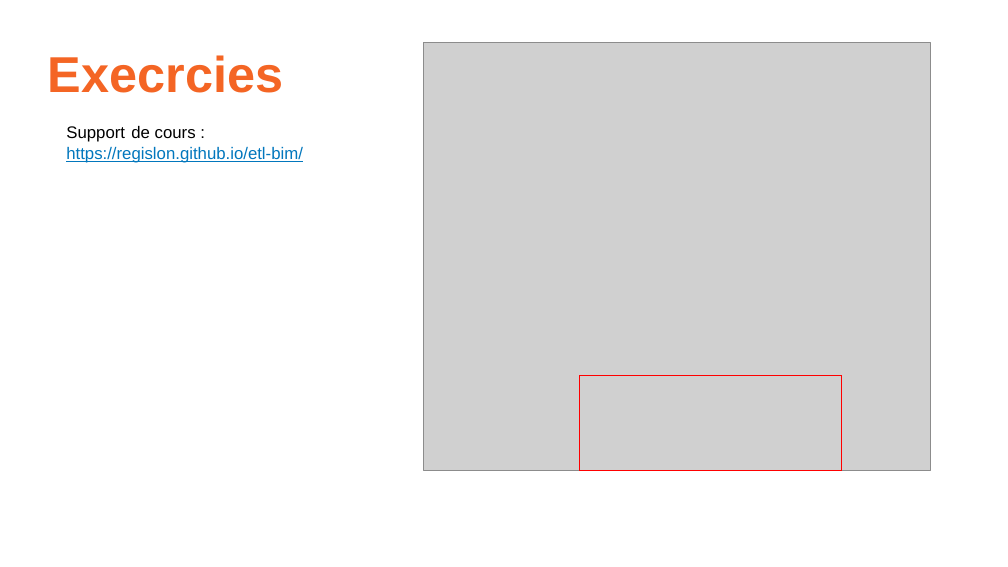
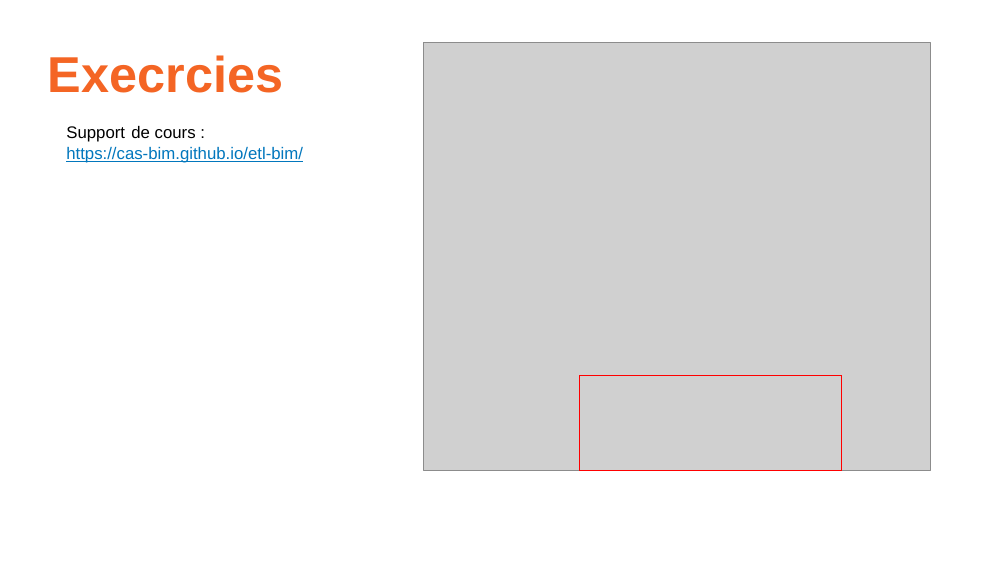
Before and after one commit to cas-bim/etl-bim, a slide deck: slide 3 of slides/3-exo.pptx. Drawn at 1008x567 pixels with LibreOffice and Linux fonts; fonts in the diff are those of the drawing; grey boxes stand for pictures. Boxes give left, top, right and bottom in pixels: in the first picture for what was removed or moved away, otherwise in the second. Text is boxed around its words. In the diff, an @@ line names an element or a change of style, - is before the commit and + after.

```diff
--- a/slides/3-exo.pptx
+++ b/slides/3-exo.pptx
@@ text at bbox=[66, 147, 303, 163]: text changed @@
-https://regislon.github.io/etl-bim/
+https://cas-bim.github.io/etl-bim/
```
Also in this commit, not shown: 1 other slide changed, 3 other files.
